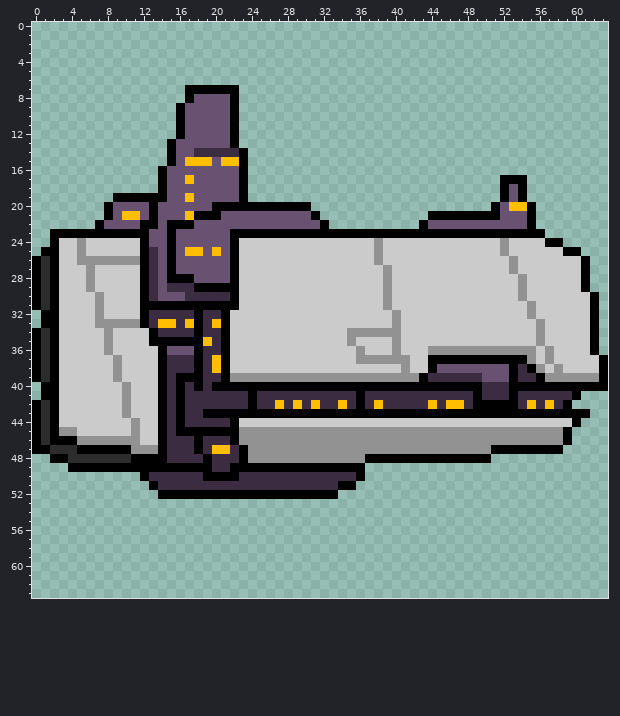
One commit to this pixel-art sprite: resources/sprites/ships/player_ship.png. The picture above is the old version.
The file is 64x64 pixels. Colours within 5 levels of each other are drawn and written as one.
After:
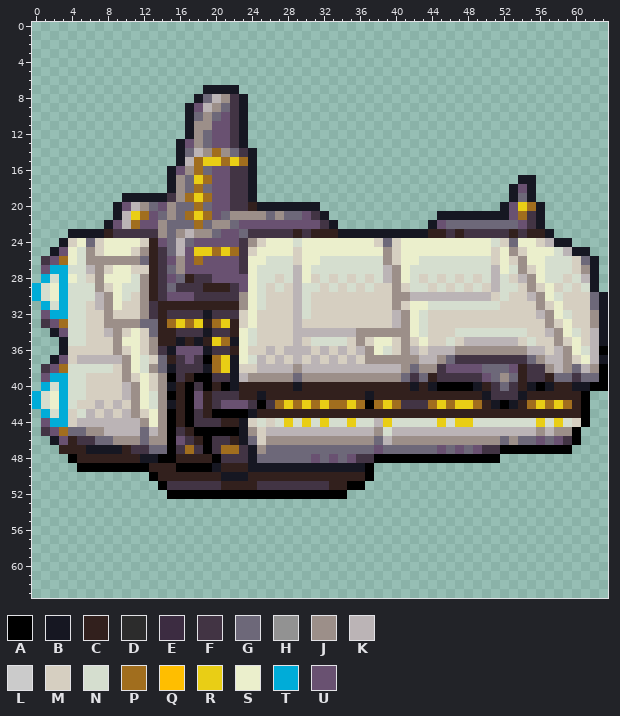
Palette (. is transparent): A #000000  B #161722  C #32201d  D #2c2c2c  E #3c2c41  F #423444  G #6d6879  H #929292  J #9c8f89  K #bbb4b6  L #cbcbcb  M #d6cfc1  N #d5decf  P #a16e1e  Q #ffbe00  R #e9ce15  S #ebefcc  T #00acd8  U #695171
Edits made:
Changed rows in their new state; - is an unchanged pixel.
first column x 0:
 7 -----------------..BBBB-----------------------------------------
 8 -----------------.BGKJFB----------------------------------------
 9 ----------------.B-KJGFB----------------------------------------
10 ----------------.BGJG-FB----------------------------------------
11 ----------------.BJJ--FB----------------------------------------
12 ----------------.BJG--FB----------------------------------------
13 ---------------.B-JG--FB----------------------------------------
14 ---------------.BGKJPJGFB---------------------------------------
15 ---------------.BKPRRPRPB---------------------------------------
16 --------------.B-JPG--FFB---------------------------------------
17 --------------.BJGRP--FFB---------------------------..BB--------
18 --------------.BJGPG--FFB---------------------------.BUB--------
19 ---------.BBBBBFJPRP--FFB---------------------------.BGB--------
20 --------.B-KJG-JGGPGUUFFCBBBBBBB-------------------.BURPB-------
21 --------.BKRPUGJGPRPUGJJJJGJGG-FB-----------.BBBBBBBB-PFB-------
22 -------.B-KPUUJGGGPGJJG---------FB---------.B-GGGGGGGG-FB-------
23 --..BBBBCFFFFFJGJKJJG-UGFFFFFCFCCCBBBBBBBBBBCCFCFFFFFCFCCB------
24 --.BMSGMSSSSMC-GKG----UFJMSSSNSSSSSSSSMGMSSSSSSSSSSNMGSSMKBB----
25 -.BUSNJMSSSMJCFGKURRPRPFMSSSSMSSSSSSSSSJMSSSSSSSSSSMSJMSSSNKBB--
26 .FUPSNJJJJJJGCFUJ-P---UFSSNNNMSSNNNNNNNJMSSNNNNNNNNMSMJSSNNNMGB-
27 .UTTNNKJMSSMMCFGJ-----UFSNNNNKSNNNNNNNNKJSNNNNNNNNNKSNJMSNNNMJB-
28 .TNTSNMJSSSNJCFUGCFF--UUSNNMNKSMNMNMNMNKJSNMNMNMNMNKNMKJSNNMNKB-
29 TNSTNNNJMSNNJCFGFFFCCCFUSNMNMKNNMNMNMNMMJMNNMNMNMNMKNNMJMSMNMNB-
30 TNSTNNNKJSNMJCF--UFFFFFJSNMMMKNMMMMMMMMMJJKKKKKKKKKMNMMKJSNMMMGB
31 .TNTNNMKJSMMJFCCCCCCCCCJSNMMMKNMMMMMMMMMJMSSNNNNNNNNMMMMJMSMMMGB
32 -UTTNNMMJMMMJFCFFFFBFFFMSMMMMKNMMMMMMMMMKJSNMMMMMMMMMMMMKJSNMMJB
33 -FUPNNMMJJJJGGCPRPRCPRCMSMMMMKMMMMMMMMMMKJSNMMMMMMMMMMMMMJMSMMJB
34 ..BUNNMMKJMSMGCCFFFBFFCSNMMMMKKKKKKKJJJJJJSNMMMNNNNNNNNMMKJSNMKB
35 ...BNNMMMJSSMJCCBCBCRPBSNMMMMKMNNNNMJMSSMJMSMMNMKKKKKKMNMMJMSMKB
36 ...BMMMMMJMSMJFB--UBFFCSMMKMKKKMKMKMKJSNMJKMKKKJJJJJJJJKKMKJSNKA
37 ..BUMKKKKKJSNMGCFUFAPRBSNKMKMKMKMKMKMJJJJJJKKJGFFFFFFFFGJKKJMSKB
38 .FUPNNNNNMJSNJGBFFFBPRBMMKKKKJKKKKKKKKKKKJGJJF----GGGUCFFJKJGKJ-
39 .UTTNNMMMMJMSMJAFC-AFFBKJJJJJGJJJJJJJJJJJGFGCFFFFF-GJGCFFCGGFGG-
40 -TNTNNMMMMKJSMJBCAFAC-BCCCCCCBCCCCCCCCCCCCBCB----BCFGFCB-BCCBB--
41 TNSTNNMMMMKJSNJACAUCFFFCCBCCCCCCCCCCCBCCCCCCCCCCCCBFFFBCCCCCCA--
42 TNSTNMMKMKMJSNJBCAUCFUUUFAFPRPRPRPPRPAPRPFFFPRPRRPCB-BCPRPRPCA--
43 .TNTMNKMKMKJMSJACAFC----BCCCCCCCCCCCCCCCCCCCCCCCCCCCCCCCCCCCC---
44 .UTTMKKKKKKKJSJACAFFFCCBMNMNRNRNRNNRNNKRNNNNNRNRRNNNNNNNRNRNMA--
45 .FUPGGJJKKKKGKJAFC-----BJMKKKKKKKKKKKKJNKKKKKKKKKKKKKKKKJKJJA---
46 ..BUCFFGGJJJGJJAUFCAFFCBGMJJJJJJJJJJJJGKJJJJJJJJJJJJGJGGUGUFA---
47 ...CCCBBBBCFFGGAFPFAFPPFBJGGGGGGGGGGGGUGGGGGGUGUGUFF-------A----
48 --..ACCCCCCCBB-ACCCCAFFFBGGGGGGUGUGUFF-------------A------------
49 ----.--------CCC----BCCCBBBBBBBBBBBBBA--------------------------
50 ------------.ACCCCCCCBBBCCCCCCCCCCCCCA--------------------------
51 -------------.AFFFFFFCCCCFFFFFFFFCC-A---------------------------
52 --------------.-------------------A-----------------------------
Changed places in both pictures, as pixel boxes (x1, y1, x2, y2):
changed: (32, 85, 608, 499)
